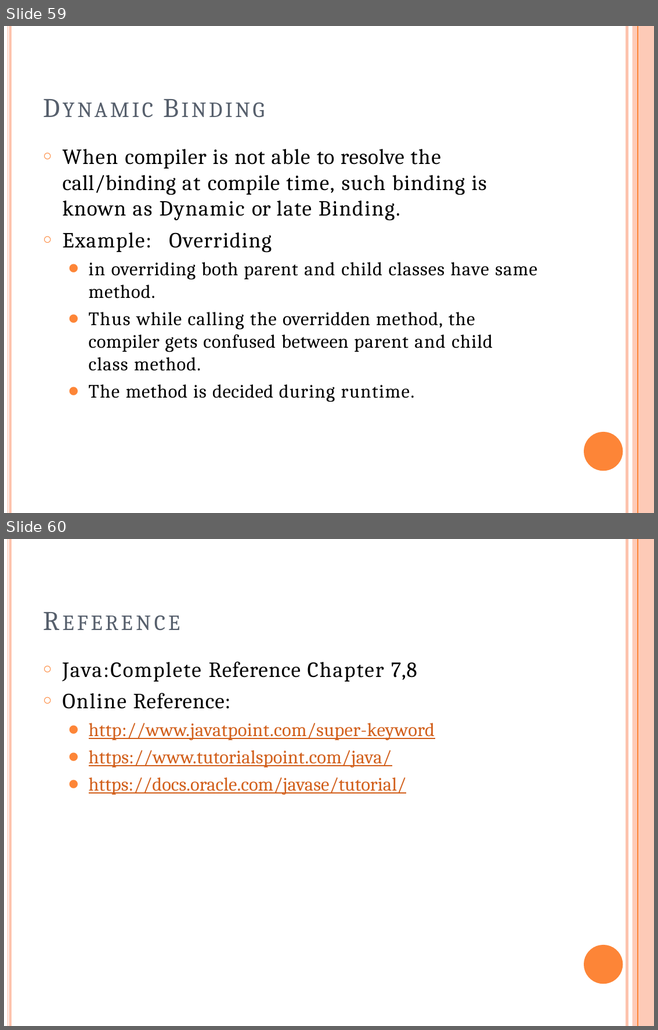
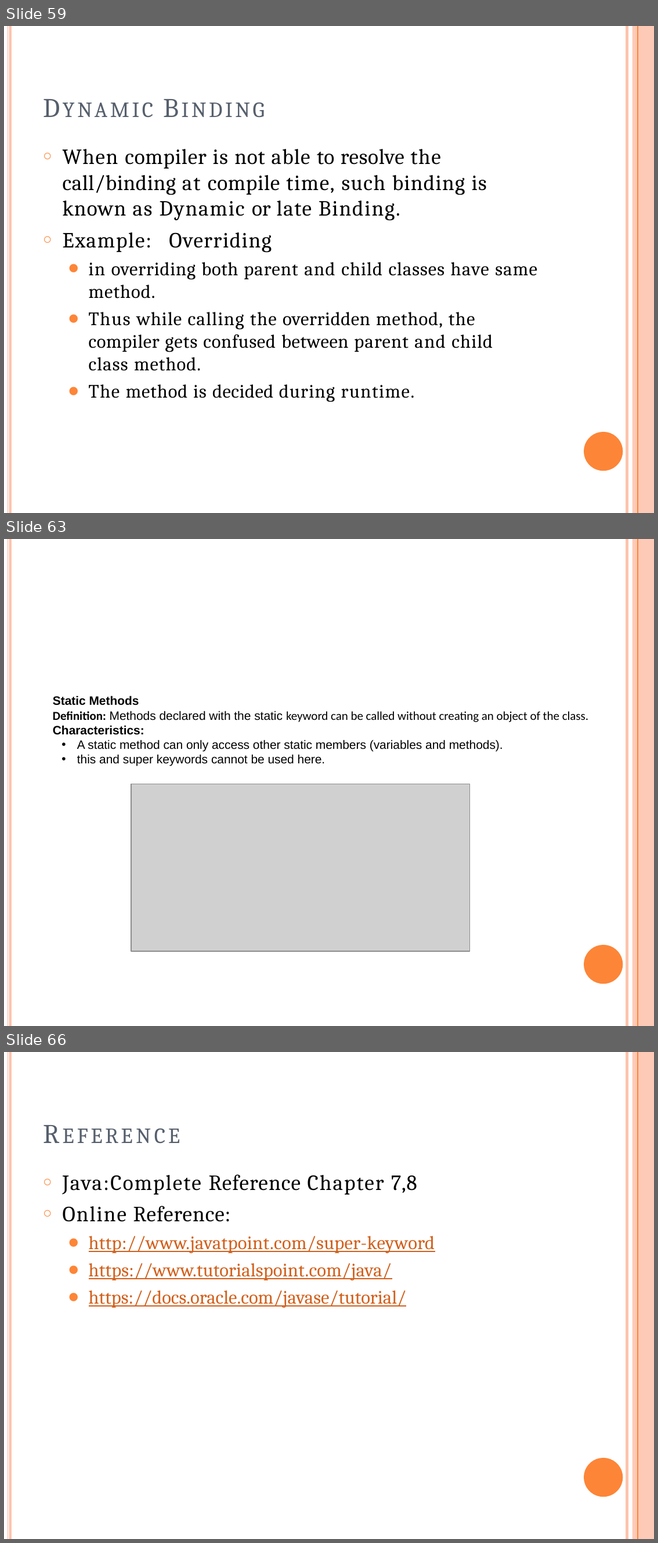
Before and after one commit to ashrafulparan2/UIU-Resources, a slide deck: OOP Theory materials-Spring_26/Mid/Lecture4_OOPPrinciples.pptx. Shown one above the other, each under a label of ours: slides 59 and 60 before the commit, slides 59, 63 and 66 after it; the slides between them are not shown. The pictures are 658x1030 and 658x1543 pixels, drawn with LibreOffice and Linux fonts; fonts in the diff are those of the drawing; grey boxes stand for pictures. Boxes give left, top, right and bottom in pixels: in the first picture for what was removed or moved away, otherwise in the second. Text is boxed around its words. In the diff, an @@ line names an element or a change of style, - is before the commit and + after.

```diff
--- a/OOP Theory materials-Spring_26/Mid/Lecture4_OOPPrinciples.pptx
+++ b/OOP Theory materials-Spring_26/Mid/Lecture4_OOPPrinciples.pptx
@@ slide 63 added at (4,539,654,1026), background #FFFFFF; not listed: 5 template elements that a slide beside it also shows @@
@@ text added at (53,696,588,766), 13.5 pt, text #000000 @@
+Static Methods
+Definition: Methods declared with the static keyword can be called without creating an object of the class.
+Characteristics:
+  • A static method can only access other static members (variables and methods).
+  • this and super keywords cannot be used here.
@@ picture added at (130,784,469,951) @@
@@ what was slide 60 is now slide 66 @@
```
Also in this commit, not shown: 5 other slides added, 3 other files.
